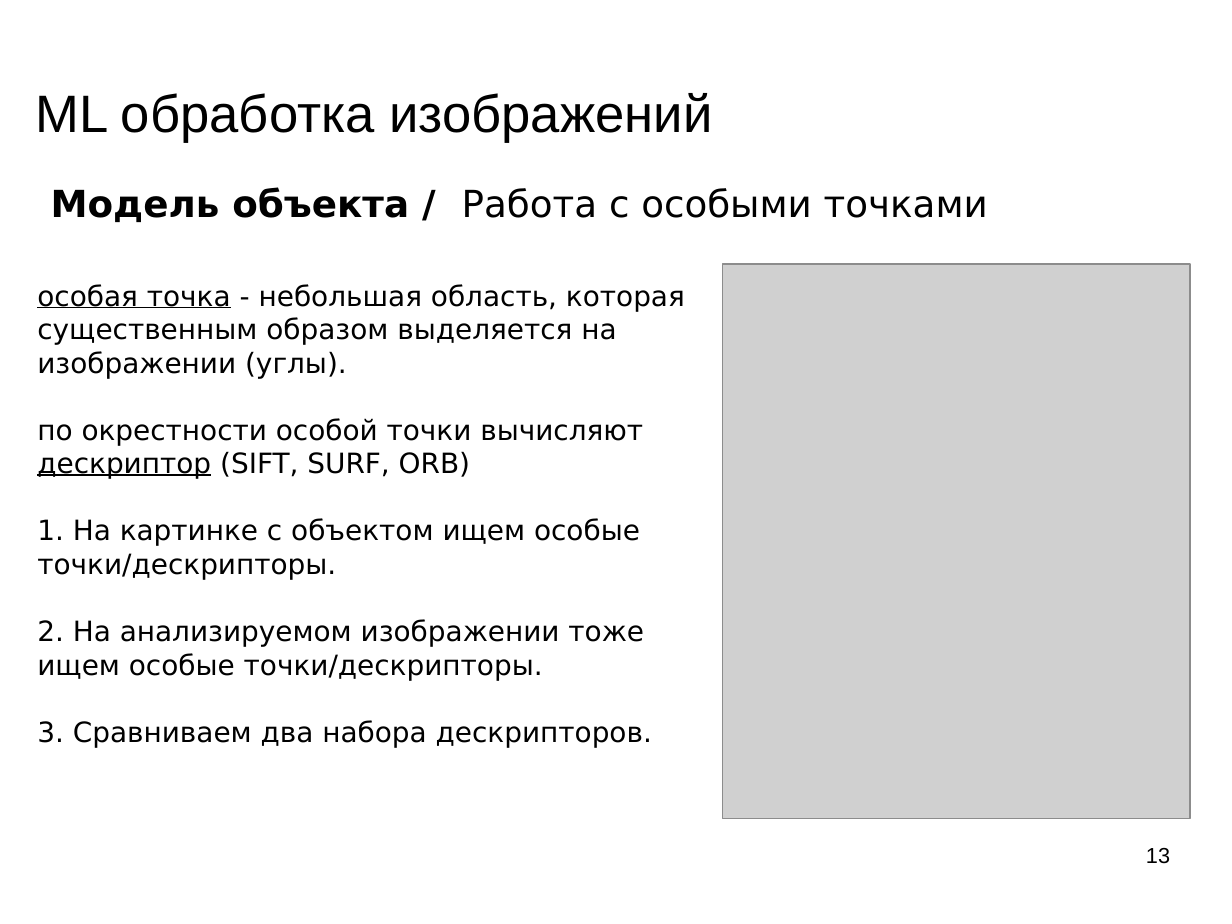
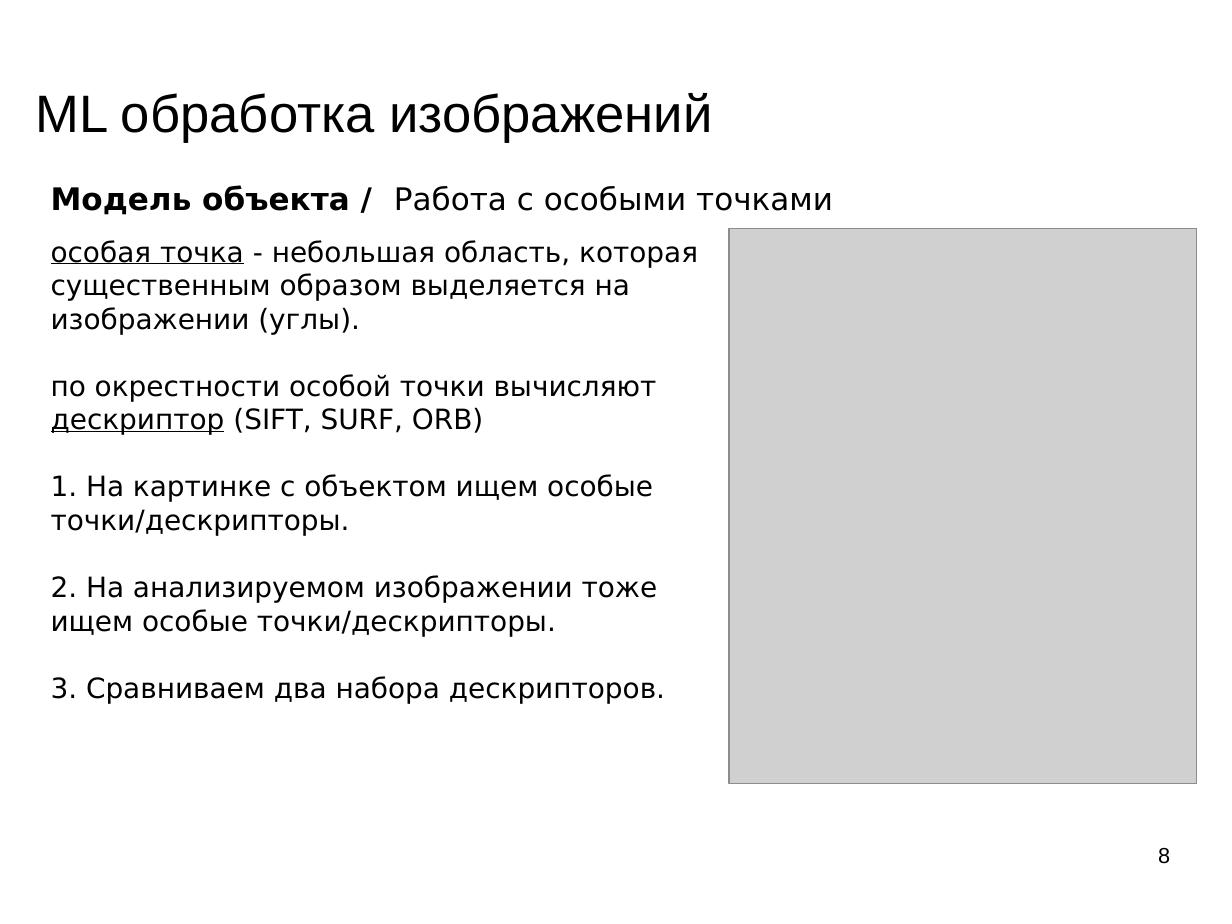
Before and after one commit to mechanoid5/ml_lectorium_legacy, a slide deck: slide 8 of 22-img-proc.odp (slide 13 before the commit). Drawn at 1232x924 pixels with LibreOffice and Linux fonts; fonts in the diff are those of the drawing; grey boxes stand for pictures; background and template pictures are left out. Boxes give left, top, right and bottom in pixels: in the first picture for what was removed or moved away, otherwise in the second. Text is boxed around its words. In the diff, an @@ line names an element or a change of style, - is before the commit and + after.

```diff
--- a/22-img-proc.odp
+++ b/22-img-proc.odp
@@ text "Модель объекта / Работа с ..." at [51,185,833,215]: size 24 to 20 pt @@
@@ text "особая точка - небольшая область, ...": place and size @@
-text "особая точка - небольшая область, ..." at [37,284,685,747]
+text "особая точка - небольшая область, ..." at [51,240,698,703]
@@ picture: place and size @@
-picture at [722,264,1191,818]
+picture at [729,229,1197,784]
@@ page number at [1158,848,1170,864]: text changed @@
-13
+8
```
Also in this commit, not shown: 3 other slides changed, 7 slides removed, 50 other files.
